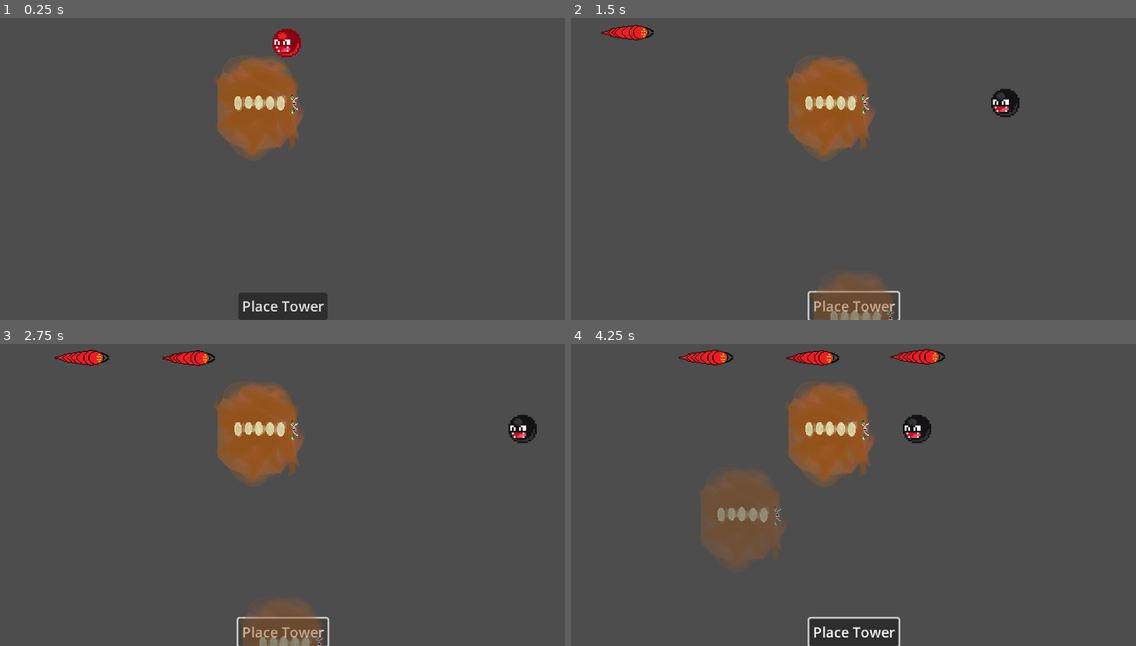
Above: before the commit, frames 1-4 (two rows, left to right).
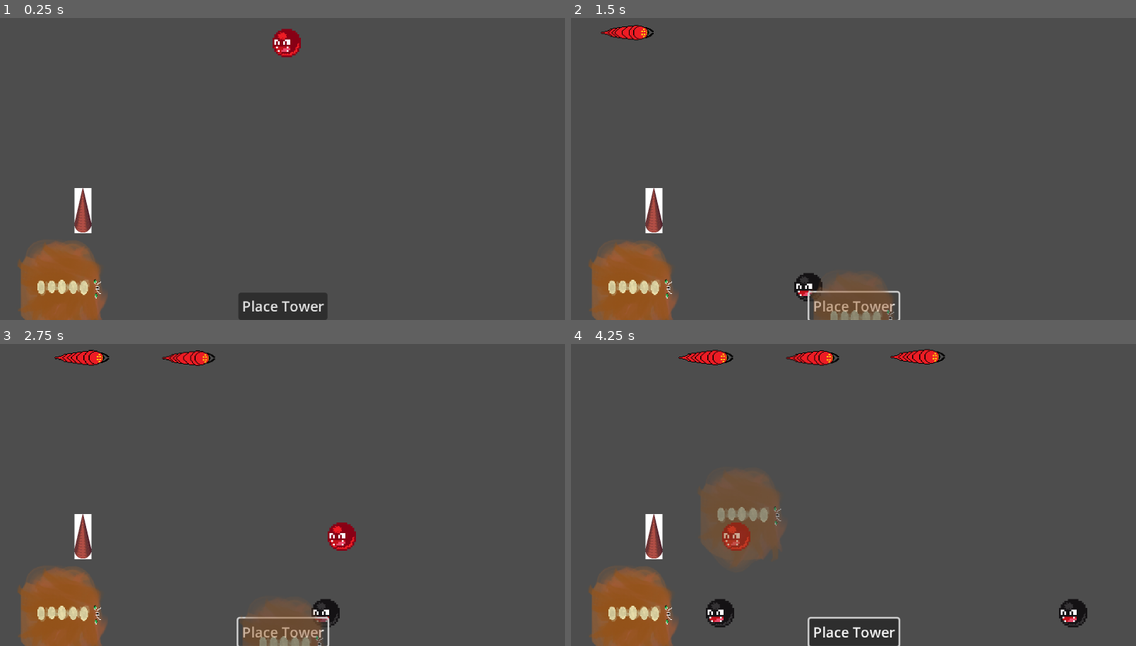
Above: after the commit, the same moments.

Repository: Moonlock/jameGam
Game: Godot game, scene res://thing_jam.tscn
Two runs of this game, one before a commit and one after it. Both use one fixed random seed, a clock stepped at 60 frames per second and the inputs below.
Inputs (mouse positions are in pixels of both pictures, inside the frame that each line leads up to):
- Up to frame 1 (0.25 s): no input
- Up to frame 2 (1.5 s): click "Place Tower" at 0.5 s; click "Place Tower" at 1.25 s
- Up to frame 3 (2.75 s): click "Place Tower" at 2 s
- Up to frame 4 (4.25 s): tap Enter (ui_accept) at 2.75, 3.02, 3.77 s; move the mouse to (977, 470) at 2.77 s; move the mouse to (740, 504) at 3.52 s

The runs differ from the first frame. In frame 1, 7.8% of the frame differs, in the area x 3-54%, y 12-100%; in frame 2, 8.5%; in frame 3, 8.9%; in frame 4, 9.4%, in the area x 3-92%, y 12-100%.
Error in both runs: Invalid access to property or key 'position' on a base object of type 'InputEventKey'. (res://Towers/place_tower_button.gd:33)

Commit message:
Fire tower

Diff:
--- /dev/null
+++ b/fire_tower.gd
@@ -0,0 +1,7 @@
+extends "res://Towers/towers.gd"
+
+@onready var bullet = preload("res://fire_bullet.tscn")
+
+func _on_fire_rate_timer_timeout() -> void:
+	var bullet_instance = bullet.instantiate()
+	add_child(bullet_instance)
--- /dev/null
+++ b/fire_tower.tscn
@@ -0,0 +1,17 @@
+[gd_scene load_steps=3 format=3 uid="uid://bnu0biigwvcgi"]
+
+[ext_resource type="Texture2D" uid="uid://bvkhfimmuq4nq" path="res://sprites/fireTower.png" id="1_ou8br"]
+[ext_resource type="Script" uid="uid://bsc4sfcm2qdbf" path="res://fire_tower.gd" id="1_xmto1"]
+
+[node name="FireTower" type="Node2D"]
+script = ExtResource("1_xmto1")
+
+[node name="Sprite2D" type="Sprite2D" parent="."]
+scale = Vector2(0.2, 0.2)
+texture = ExtResource("1_ou8br")
+
+[node name="FireRateTimer" type="Timer" parent="."]
+wait_time = 2.0
+autostart = true
+
+[connection signal="timeout" from="FireRateTimer" to="." method="_on_fire_rate_timer_timeout"]
--- a/thing_jam.tscn
+++ b/thing_jam.tscn
@@ -1,16 +1,17 @@
-[gd_scene load_steps=6 format=3 uid="uid://bk1ol31gv4shw"]
+[gd_scene load_steps=7 format=3 uid="uid://bk1ol31gv4shw"]
 
-[ext_resource type="Script" path="res://thing_jam.gd" id="1_udhia"]
+[ext_resource type="Script" uid="uid://buwvqlafeq20v" path="res://thing_jam.gd" id="1_udhia"]
 [ext_resource type="PackedScene" uid="uid://brpgntw6o4oyo" path="res://Towers/monster_tower.tscn" id="2_y3g1b"]
-[ext_resource type="Script" path="res://timer.gd" id="3_udhia"]
-[ext_resource type="PackedScene" uid="uid://bo3ewv2iadgxw" path="res://Towers/place_tower_button.tscn" id="4_owrrb"]
-[ext_resource type="PackedScene" path="res://fire_bullet.tscn" id="5_hdifc"]
+[ext_resource type="Script" uid="uid://cjeefxfi8r8xj" path="res://timer.gd" id="3_udhia"]
+[ext_resource type="PackedScene" path="res://Towers/place_tower_button.tscn" id="4_owrrb"]
+[ext_resource type="PackedScene" uid="uid://055im22ulmbc" path="res://fire_bullet.tscn" id="5_hdifc"]
+[ext_resource type="PackedScene" uid="uid://bnu0biigwvcgi" path="res://fire_tower.tscn" id="6_hdifc"]
 
 [node name="thingJam" type="Node2D"]
 script = ExtResource("1_udhia")
 
 [node name="MonsterTower" parent="." instance=ExtResource("2_y3g1b")]
-position = Vector2(292, 114)
+position = Vector2(69, 323)
 
 [node name="Timer" type="Timer" parent="."]
 autostart = true
@@ -27,5 +28,8 @@
 
 [node name="PlaceTowerButton" parent="CanvasLayer" instance=ExtResource("4_owrrb")]
 
+[node name="FireTower" parent="." instance=ExtResource("6_hdifc")]
+position = Vector2(94, 236)
+
 [connection signal="timeout" from="Timer" to="Timer" method="_on_timer_timeout"]
 [connection signal="timeout" from="Timer/NextPhaseTimer" to="Timer" method="_on_next_phase_timer_timeout"]
Not shown, added: fire_tower.gd.uid
Binary file added: sprites/cones.png
Binary file added: sprites/fireTower.png
